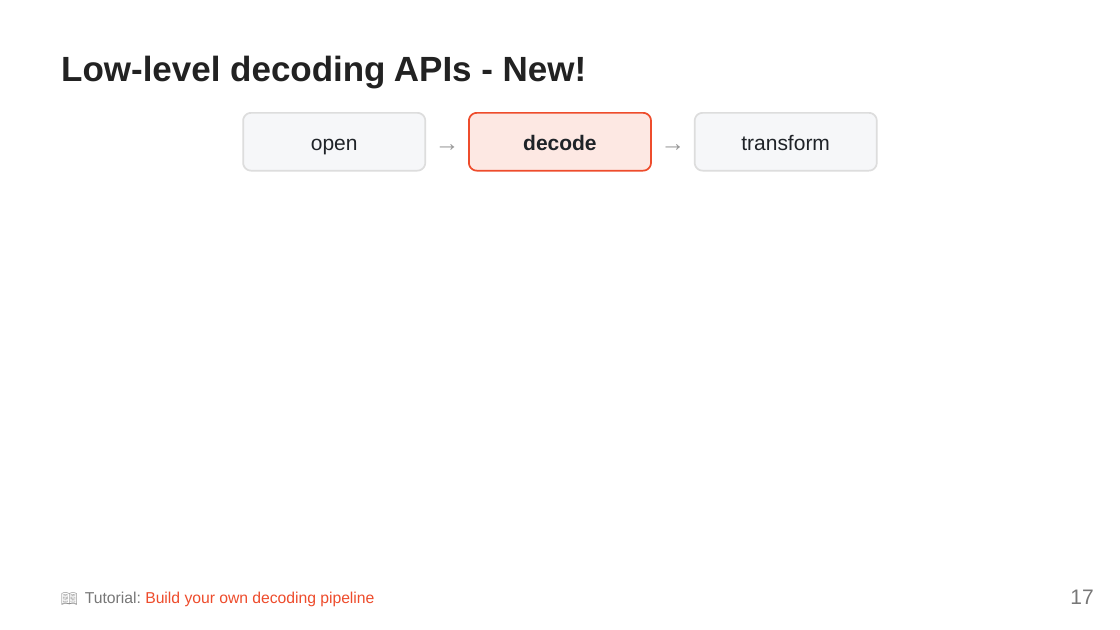
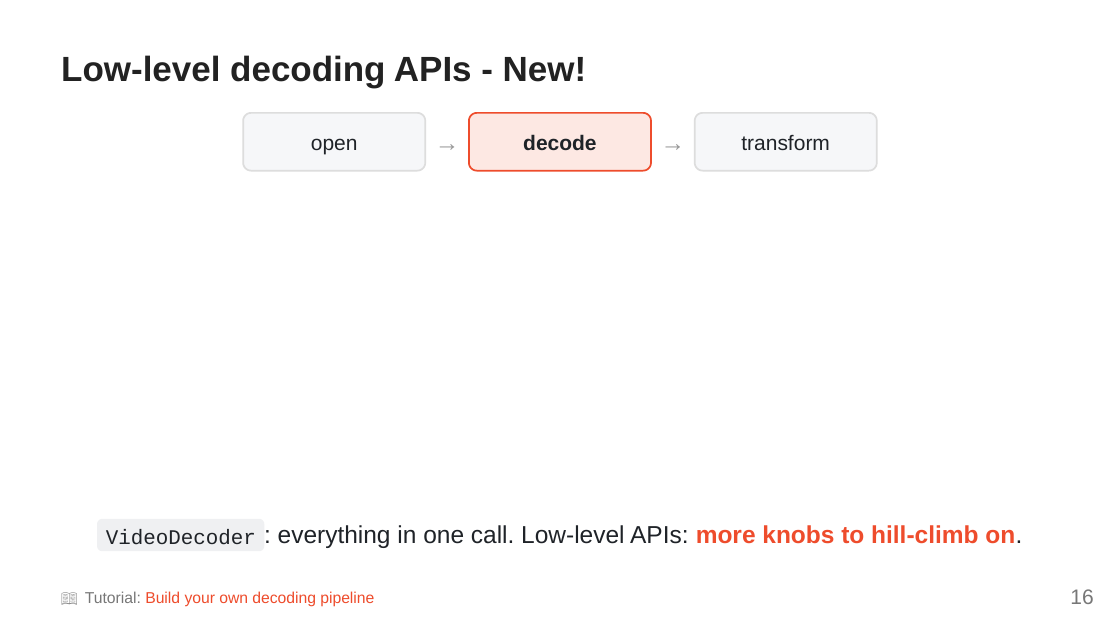
Before and after one commit to NicolasHug/ptc-talk-2026, a slide deck: slide 16 of slides.pptx (slide 17 before the commit). Drawn at 1120x630 pixels with LibreOffice and Linux fonts; fonts in the diff are those of the drawing. Boxes give left, top, right and bottom in pixels: in the first picture for what was removed or moved away, otherwise in the second. Text is boxed around its words. In the diff, an @@ line names an element or a change of style, - is before the commit and + after.

```diff
--- a/slides.pptx
+++ b/slides.pptx
@@ freeform shape added at bbox=[97, 519, 265, 552], fill #818B98 at 12% opacity @@
@@ text added at bbox=[106, 529, 256, 545], 17.9 pt, text #1F2328 @@
+VideoDecoder
@@ text added at bbox=[278, 525, 1022, 548], 21 pt, text #1F2328 @@
+: everything in one call. Low-level APIs: more knobs to hill-climb on.
@@ text at bbox=[1070, 589, 1093, 604]: text changed @@
-17
+16
```
Also in this commit, not shown: 21 other slides changed, 4 slides added, 6 slides removed, 2 other files.
